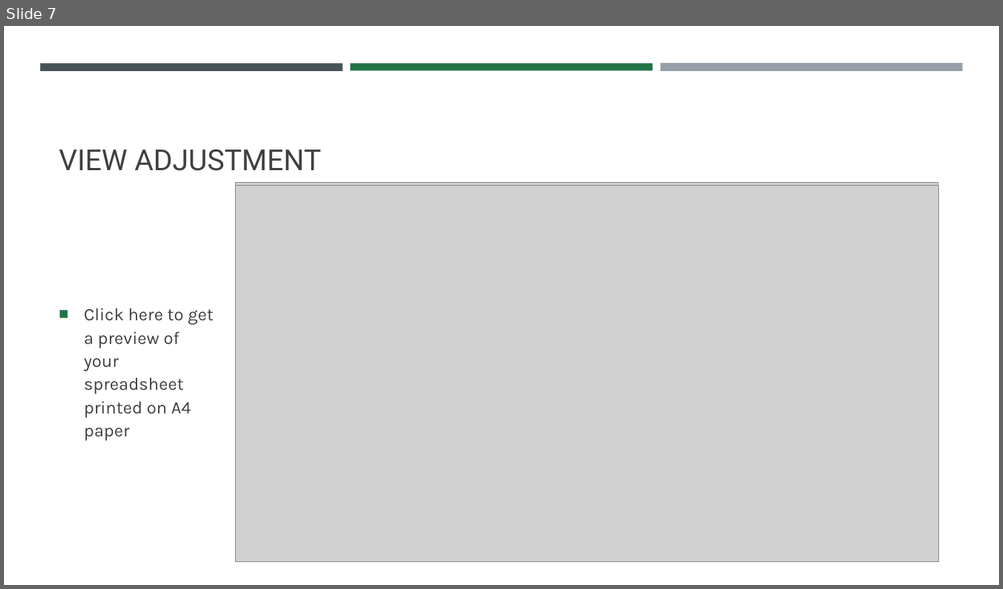
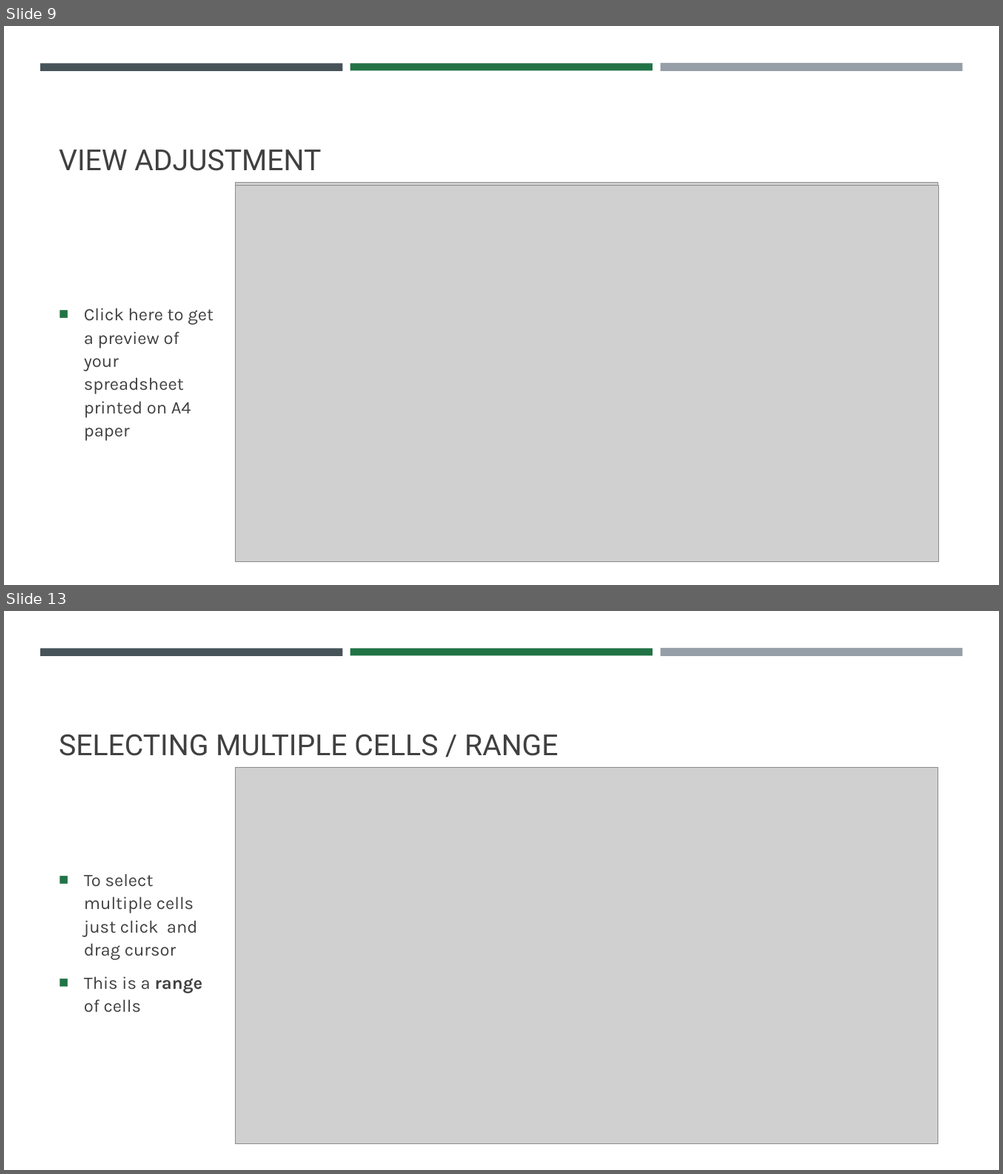
Before and after one commit to VadimAcosta/intro_to_excel, a slide deck: VAcosta_Excel_Tutorial.pptx. Shown one above the other, each under a label of ours: slide 7 before the commit, slides 9 and 13 after it; the slides between them are not shown. The pictures are 1003x589 and 1003x1174 pixels, drawn with LibreOffice and Linux fonts; fonts in the diff are those of the drawing; grey boxes stand for pictures; background and template pictures are left out. Boxes give left, top, right and bottom in pixels: in the first picture for what was removed or moved away, otherwise in the second. Text is boxed around its words. In the diff, an @@ line names an element or a change of style, - is before the commit and + after.

```diff
--- a/VAcosta_Excel_Tutorial.pptx
+++ b/VAcosta_Excel_Tutorial.pptx
@@ slide 13 added at [4,611,999,1170], background #FFFFFF; not listed: 3 template elements that a slide beside it also shows @@
@@ title added at [59,734,558,756], 28 pt, text #404040 @@
+SELECTING MULTIPLE CELLS / RANGE
@@ picture added at [236,768,937,1145] @@
@@ text added at [84,874,203,1013], 17 pt, text #404040 @@
+■ To select multiple cells just click and drag cursor
+■ This is a range of cells
@@ what was slide 7 is now slide 9 @@
```
Also in this commit, not shown: 4 slides changed, 6 other slides added, 1 slide removed.
